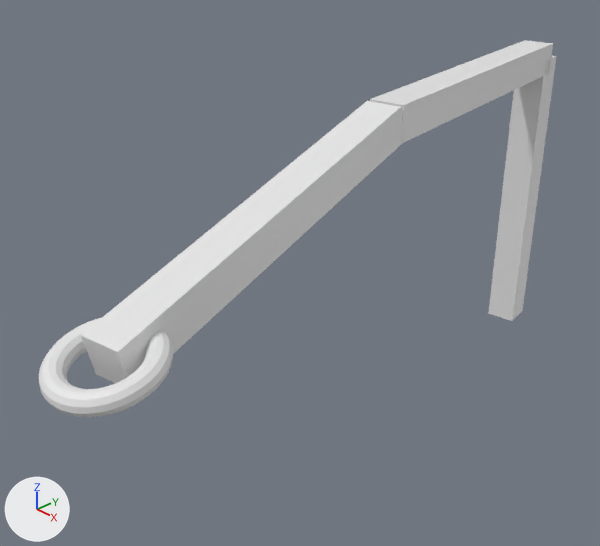
A saved change to the Blender file brazo_v10.blend.
One viewpoint serves both versions: a 50 mm camera at (0.157, -0.257, 0.159) aimed at (0.004, -0.115, 0.057). Lighting does not change. The marker at lower left points along +X, +Y and +Z.

Objects in the first picture: 'Antebrazo', 'Brazo', 'Mano', 'Tronco'.
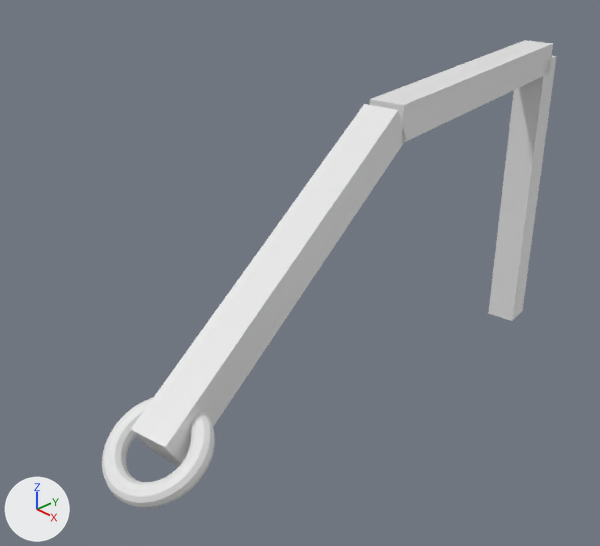
The edits, one by one:
Object 'Brazo' (ob_brazo) turns from (0, 14, 0) to (0, 30, 0) degrees about x, y and z.

Changed parts and their boxes (x1, y1, x2, y2) in the pictures (600 x 546 px):
'Brazo', turned: before (81, 101, 404, 383); after (131, 104, 406, 466)
'Mano', turned: before (39, 318, 173, 417); after (102, 398, 215, 508)
